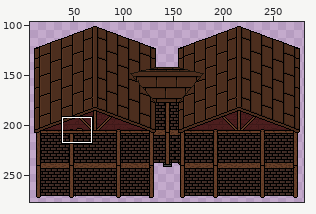
One commit to this sprite sheet: sprites/spr_house_beetraCity_tavern/75e4182a-3767-484c-8bd2-562bef3660c1.png. Above, an overview of the earlier version with the close-up marked.
Close-up. First the earlier version:
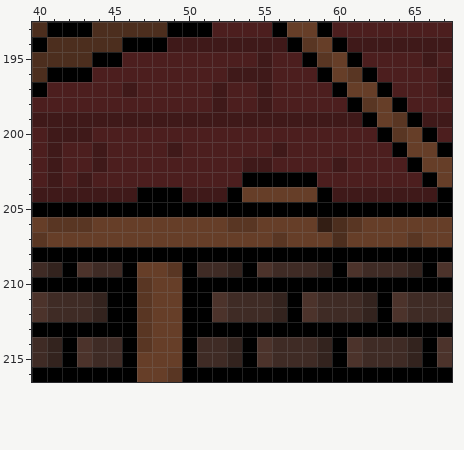
The file is 288x288 pixels. Colours within 5 levels of each other are drawn and written as one. Shown: x 40..67, y 193..216. The wide view leaves out empty margins.
New version:
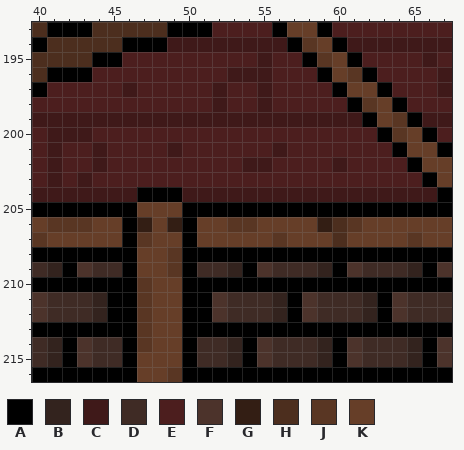
Palette (. is transparent): A #000000  B #33231e  C #3f1919  D #3f2b25  E #4c1e1e  F #4c332b  G #331e14  H #4c2e1e  J #593623  K #663e28
The exact change:
Colour A replaces colour K in rows 206 to 207 at x 46 and 50.
Colour C replaces colour A in row 204 at x 53 and 59.
Colour C replaces colour K in row 204 at x 54 to 58.
Colour E replaces colour A in row 203 at x 54 to 58.
Colour G replaces colour K in row 206 at x 47 and 49.
Colour J replaces colour A in row 208 at x 49.
Colour J replaces colour K in row 207 at x 47.
Colour K replaces colour A in row 205 at x 47 to 49; in row 208 at x 47 to 48.
Boxes around the changes in both close-ups, in picture pixels (x1, y1, x2, y2):
changed: (122, 172, 332, 262)
